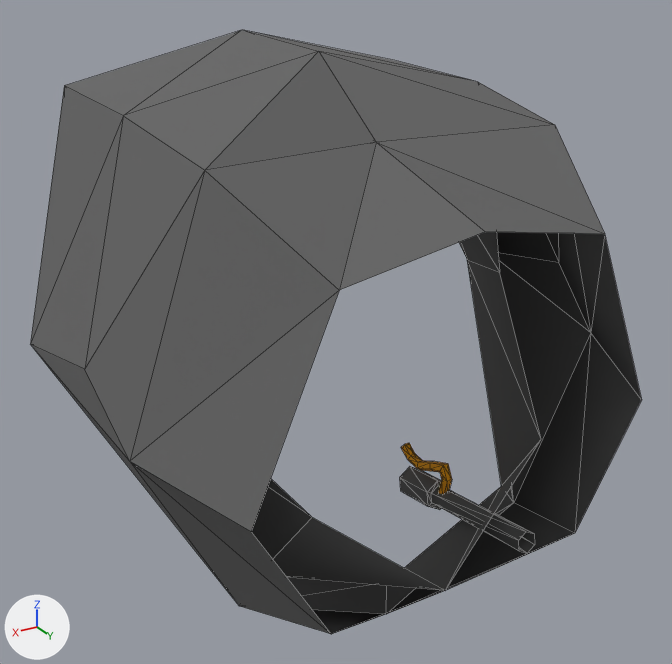
The OBJ model res/meshes/Characters/Gordon/Cockpit.obj: old version first, new version second.
Camera for both pictures: a 50 mm lens placed at (0.393, -0.01, 0.338), pointed at (0.004, -0.658, 0.014). Arrows for +X, +Y and +Z are at lower left; the lights stay in place. Mesh edges are drawn as thin lines. Where no turn or scale is listed for an object, it has been applied to the vertices.

Names of what the first picture shows: 'Cockpit'.
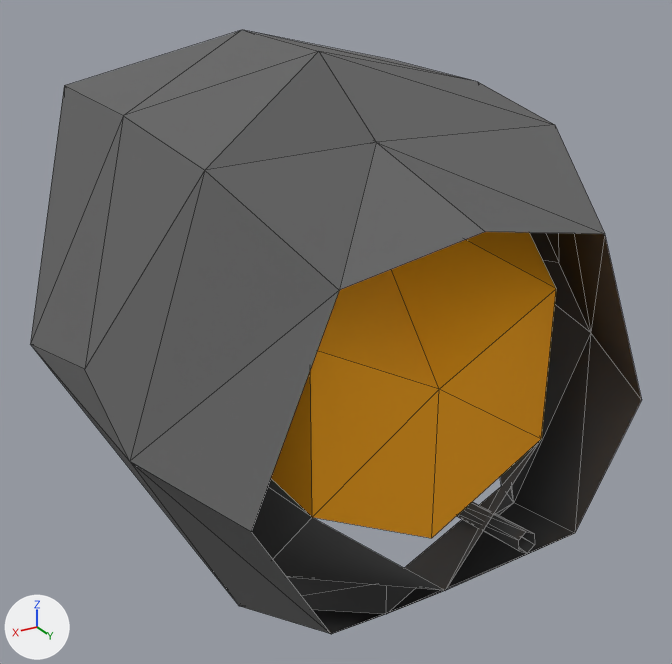
Location of each change, [x1, y1, x2, y2] in pixels of the pictures (672 x 664 px):
part 1 of me_cockpit, added
    after: [271, 232, 556, 538]

What changed in the scene script:
```text
Change me_cockpit:
    used by ob_cockpit; location = (0.0, 0.0, 0.0)
    remove me_cockpit.from_pydata(...)  # 99 vertices, 174 faces; spans x -0.245..0.245, y -0.834..-0.471, z -0.239..0.254
    add me_cockpit.from_pydata(...)  # 104 vertices, 186 faces; spans x -0.245..0.245, y -0.834..-0.471, z -0.239..0.254
    me_cockpit part 1
    5 vertices are added at (0.0, -0.512, -0.117), (0.0, -0.512, 0.019), (-0.112, -0.512, 0.079), (0.0, -0.634, 0.154), (0.112, -0.512, 0.079)
    12 new faces join them, mat_orange_highlight (orange #fea900)
```
